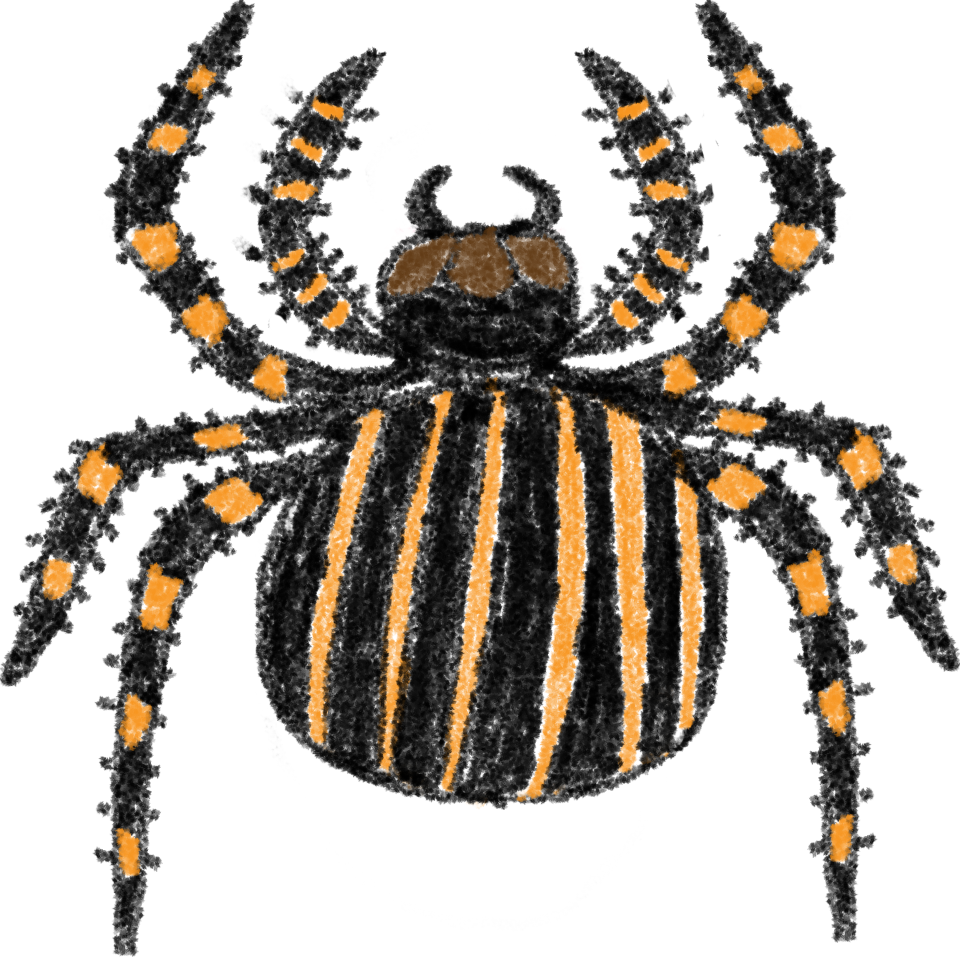
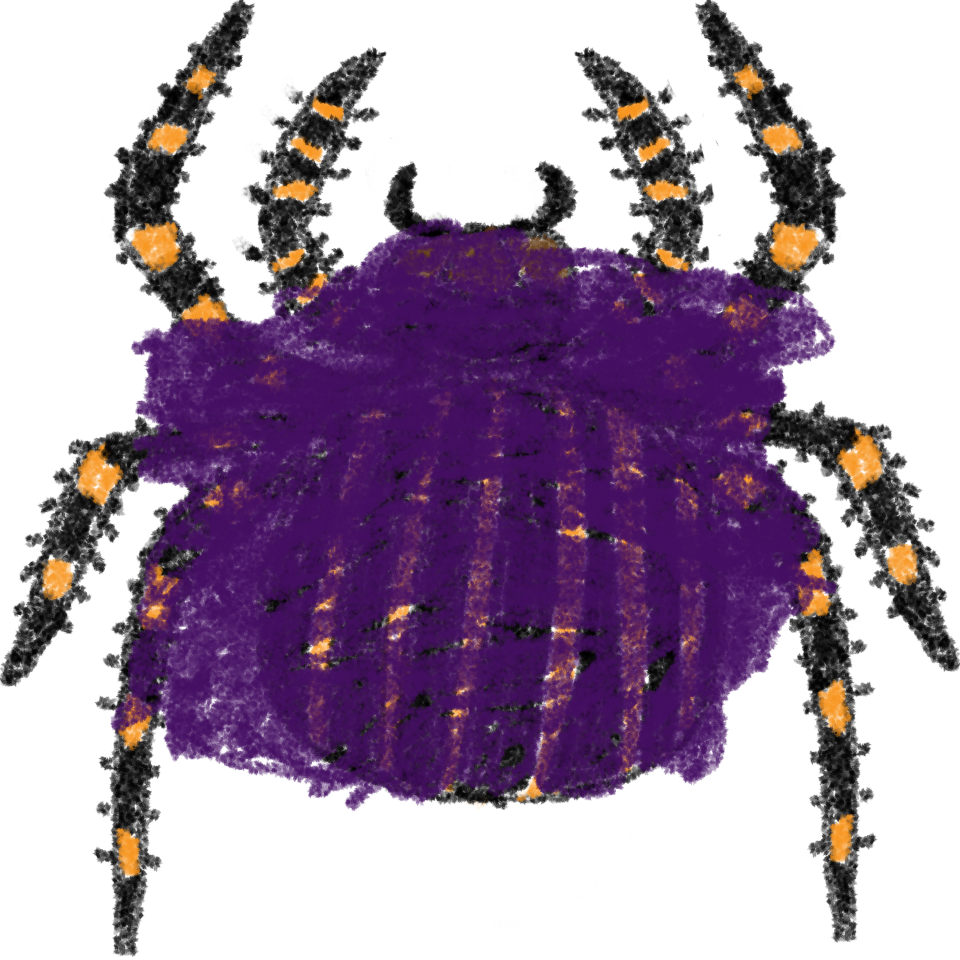
Before/after of a 960 x 960 layered artwork. What changed in the layer stack:
added layer "Layer 9" above "Layer 8" over [110, 216, 837, 812]
added layer "Layer 8" above "Layer 7 copy" over [159, 265, 838, 637]
added layer "Layer 3 copy" above "Layer 3" over [364, 160, 585, 398]
hid "Layer 3" over [364, 160, 585, 398]
